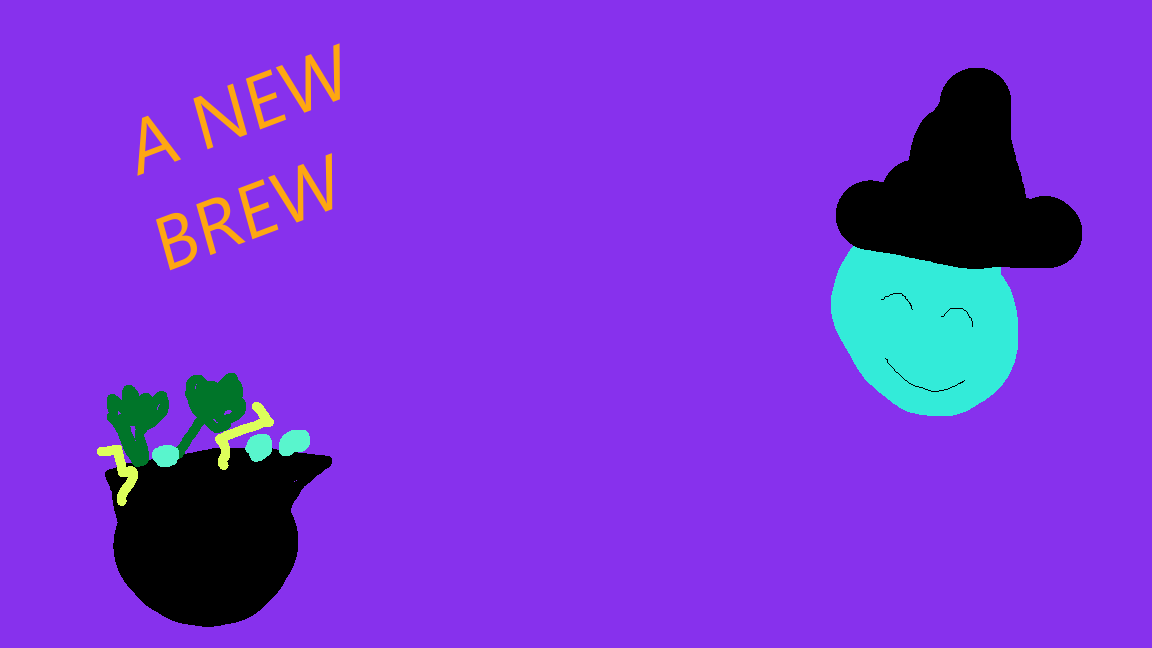
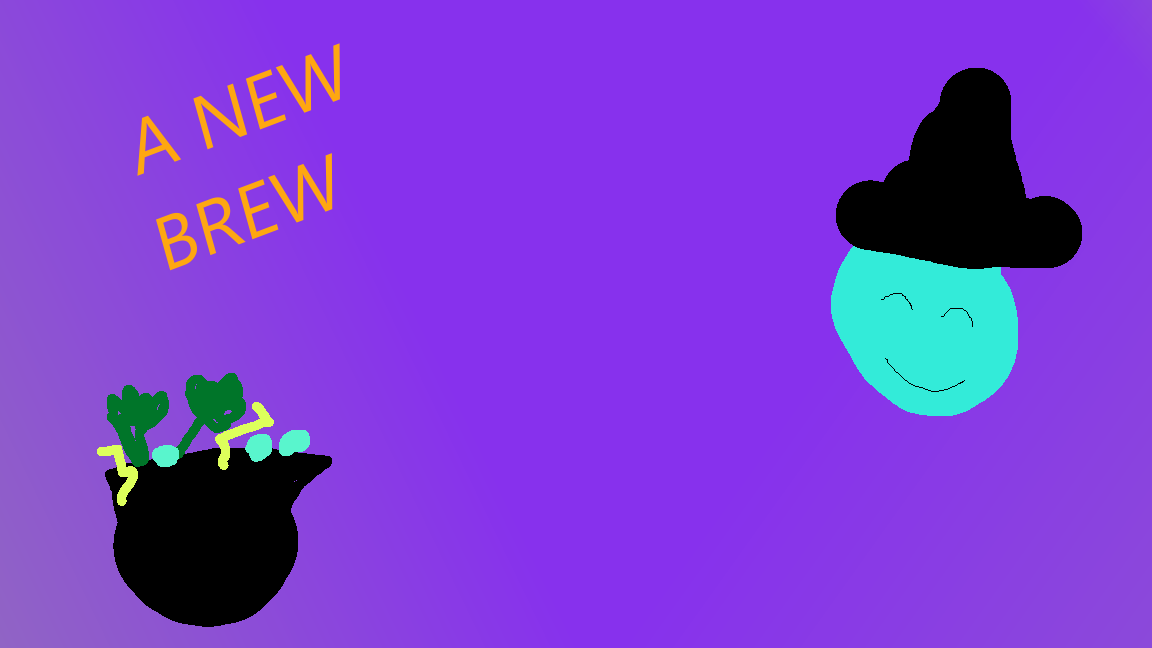
Two versions of the same layered image (1152px x 648px). Layer-by-layer changes:
added group "attempt 1" with 4 layers above "Vector Layer 1" over <box>0,0,1152,648</box>
renamed "Food" to "Food bad", moved it into group "attempt 1", painted on it over <box>64,320,384,648</box>
renamed "Face" to "Face bad", moved it into group "attempt 1", painted on it over <box>816,67,1088,448</box>
renamed "Paint Layer 1" to "Paint Layer 1 bad", moved it into group "attempt 1", painted on it over <box>0,0,1152,648</box>
added group "Cauldron" (1st of 2) with 5 layers above "Mabel" over <box>0,320,547,640</box>
added layer "Cauldron lip covering" in group "Cauldron" over <box>0,320,547,640</box>
added layer "blueberries" in group "Cauldron" over <box>192,384,384,448</box>
added layer "broccolli highlights" in group "Cauldron" over <box>128,320,384,448</box>
added layer "brocolli" in group "Cauldron" over <box>128,320,384,448</box>
added layer "Cauldron" (2nd of 2, in "Cauldron") in group "Cauldron" over <box>128,320,448,640</box>
added group "Mabel" with 5 layers above "Background Color" over <box>718,62,1152,638</box>
added layer "hat" in group "Mabel" over <box>863,62,1152,382</box>
added layer "Hair" in group "Mabel" over <box>772,126,1152,510</box>
added layer "Face" in group "Mabel" over <box>782,62,1102,638</box>
added layer "head" in group "Mabel" over <box>782,190,1102,510</box>
added layer "hair under" in group "Mabel" over <box>817,190,1102,446</box>
added layer "Background Color" above "Background" over <box>0,0,1152,648</box>
